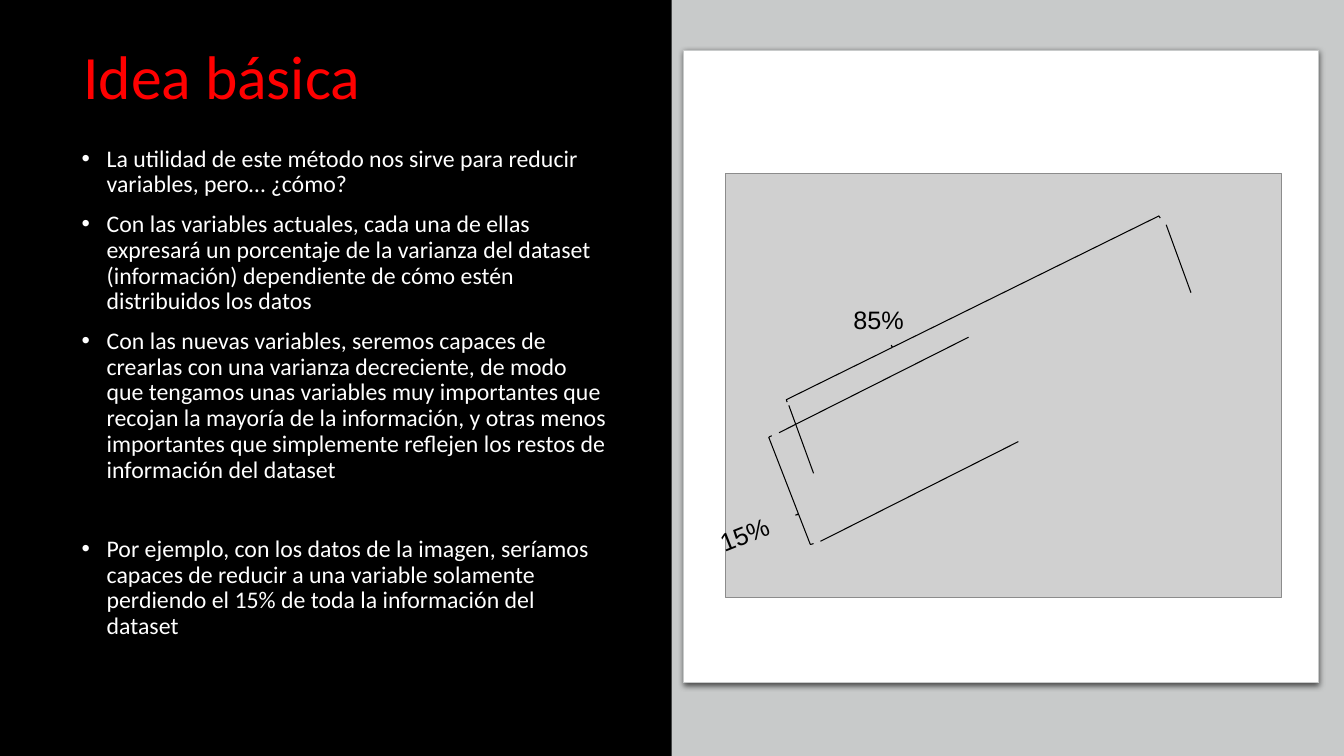
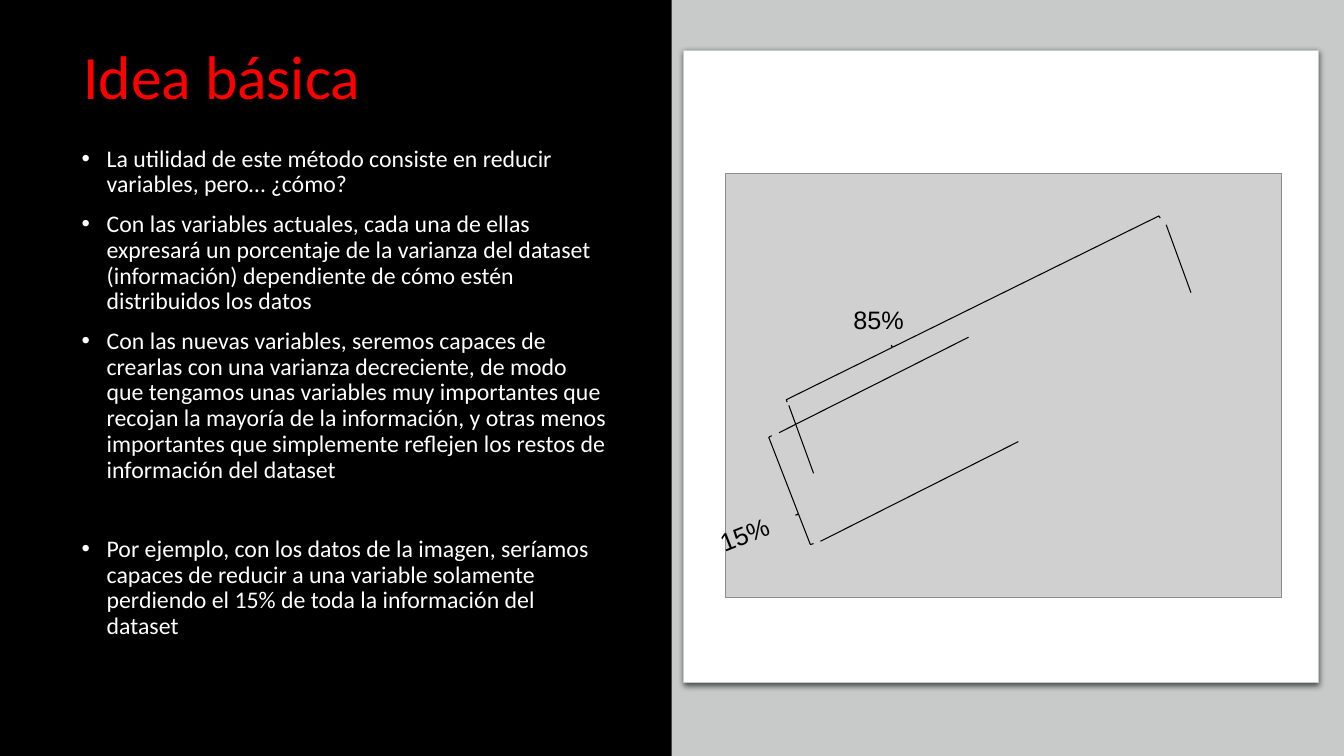
Before and after one commit to franciscocanon-thebridge/bootcamp_thebridge_PTSep20, a slide deck: slide 5 of Bloque 3 - Machine Learning/02_No supervisado/PCA/Machine Learning - PCA.pptx. Drawn at 1344x756 pixels with LibreOffice and Linux fonts; fonts in the diff are those of the drawing; grey boxes stand for pictures. Boxes give left, top, right and bottom in pixels: in the first picture for what was removed or moved away, otherwise in the second. Text is boxed around its words. In the diff, an @@ line names an element or a change of style, - is before the commit and + after.

```diff
--- a/Bloque 3 - Machine Learning/02_No supervisado/PCA/Machine Learning - PCA.pptx
+++ b/Bloque 3 - Machine Learning/02_No supervisado/PCA/Machine Learning - PCA.pptx
@@ text at [107, 150, 552, 196]: text changed @@
-• La utilidad de este método nos sirve para reducir variables, pero… ¿cómo?
+• La utilidad de este método consiste en reducir variables, pero… ¿cómo?
```
Also in this commit, not shown: 2 other slides changed.
